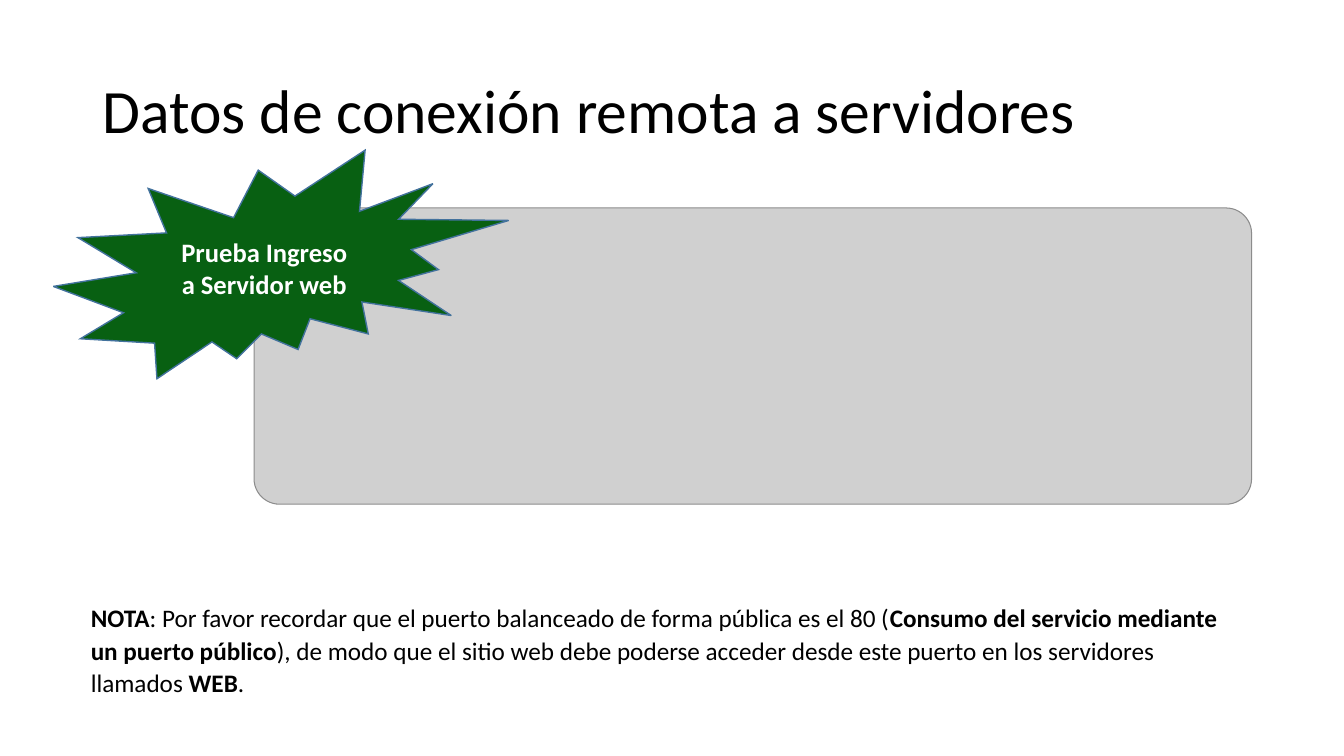
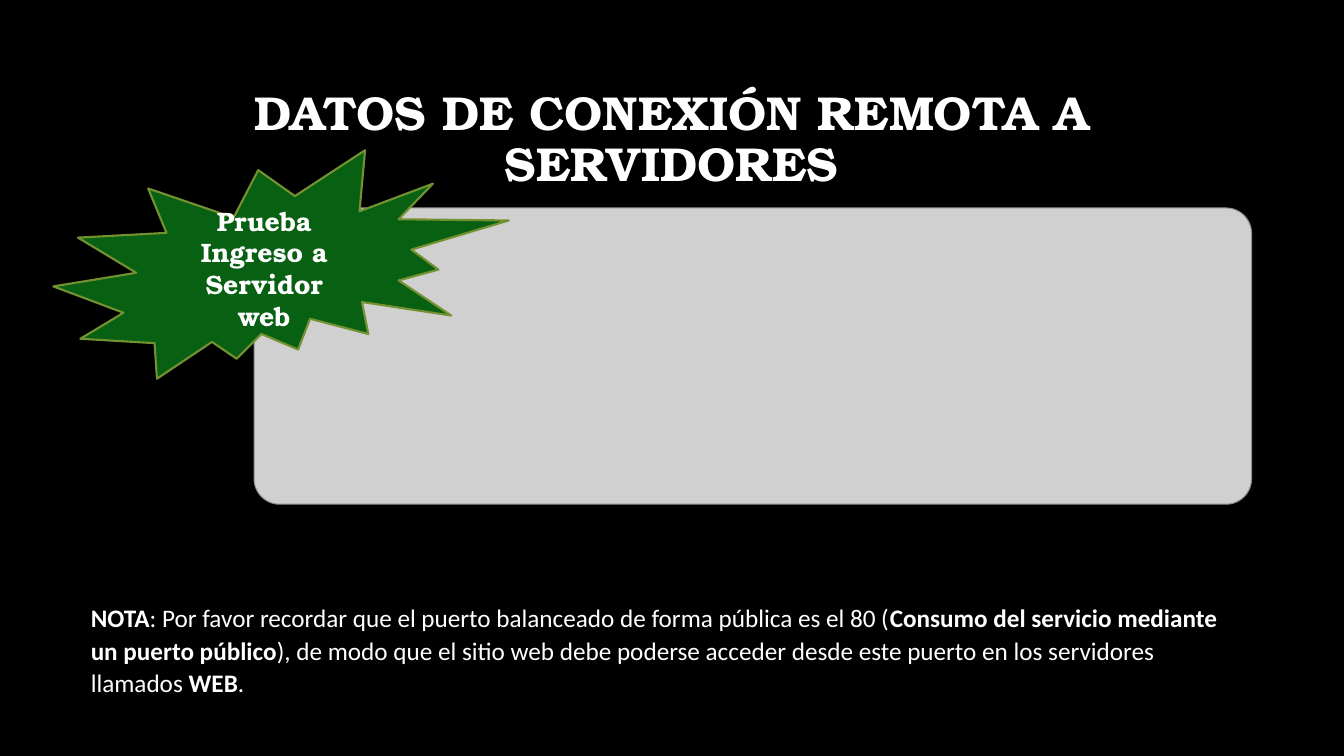
Before and after one commit to hannerfirst/optimus-prime, a slide deck: slide 11 of paralelos-project-java/docs/Configuración nodos clúster y balanceador de cargas.pptx. Drawn at 1344x756 pixels with LibreOffice and Linux fonts; fonts in the diff are those of the drawing; grey boxes stand for pictures; background and template pictures are left out. Boxes give left, top, right and bottom in pixels: in the first picture for what was removed or moved away, otherwise in the second. Text is boxed around its words. In the diff, an @@ line names an element or a change of style, - is before the commit and + after.

Commit message:
Add files via upload
Configuración nodos clúster y balanceador de cargas v2

```diff
--- a/paralelos-project-java/docs/Configuración nodos clúster y balanceador de cargas.pptx
+++ b/paralelos-project-java/docs/Configuración nodos clúster y balanceador de cargas.pptx
@@ background #FFFFFF to picture (left out) @@
@@ title at box(254, 86, 1088, 182): text changed; size 44 to 34 pt; font Calibri to TeX Gyre Bonum; text colour #000000 to #FFFFFF; bold on @@
-Datos de conexión remota a servidores
+DATOS DE CONEXIÓN REMOTA A SERVIDORES
@@ irregular seal "Prueba Ingreso a Servidor web" at box(53, 150, 509, 379): font Calibri to TeX Gyre Bonum; outline #43739E 1 pt to #759232 1.5 pt @@
@@ text "NOTA: Por favor recordar que ..." at box(91, 608, 1217, 693): text colour #000000 to #FFFFFF @@
```
Also in this commit, not shown: 10 other slides changed.
